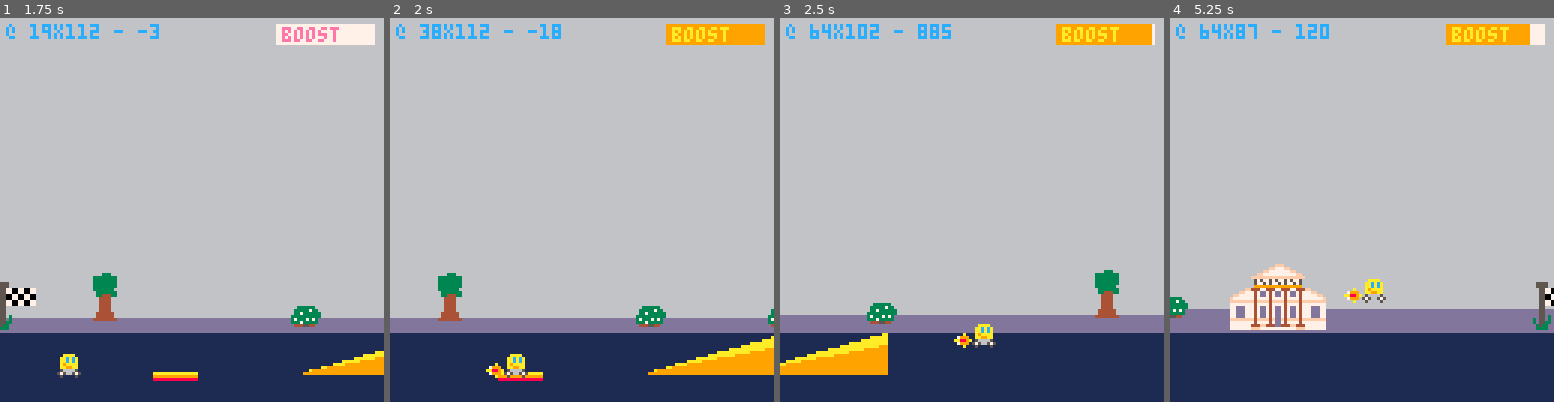
Above: before the commit, frames 1-4 (left to right).
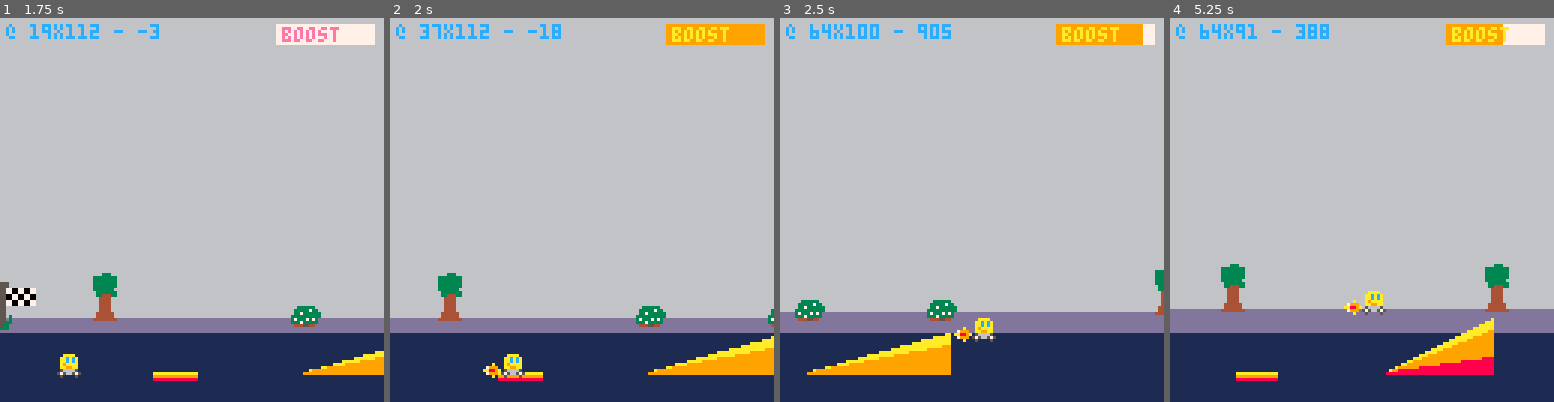
Above: after the commit, the same moments.

Repository: broquaint/pico8-carts
Game: PICO-8 cartridge racer.p8
The game is run twice, just before and just after one commit, with the same random seed, the same clock (stepped at 60 frames per second) and the same inputs.
Inputs:
- Up to frame 1 (1.75 s): tap X (X key) at 0.33, 1.07 s; tap O (Z key) at 0.7, 1.7 s; hold Right from 1.6 s (still down)
- Up to frame 2 (2 s): keep holding Right; tap X (X key) at 1.85 s
- Up to frame 3 (2.5 s): release Right at 2.1 s; tap O (Z key) at 2.1 s; hold Up 2.15-2.42 s; hold Right from 2.47 s (still down)
- Up to frame 4 (5.25 s): tap O (Z key) every 0.4 s from 2.5 to 4.9 s; tap X (X key) at 2.97, 4.08, 5.2 s; release Right at 3.03 s; hold Left 3.08-3.58 s; hold Down 3.63-3.97 s; hold Right 4.02-4.68 s; hold Up 4.73-5.03 s; hold Left from 5.08 s (still down)

Frame 1 is identical in both runs. In frame 2, 0.4% of the frame differs, in the area x 10-36%, y 2-94%; in frame 3, 5.8%; in frame 4, 8.2%, in the area x 0-100%, y 1-95%.

Commit message:
Lower boosts and make breaking possible
The boosts were OP and could result in just bouncing around the
level. Will also need to rebalance the levels but for now dialling it
back so it's not game breaking.

Also made "breaking" have a bigger effect because it was almost
useless when ramps are strung together.

Diff:
--- a/racer.p8
+++ b/racer.p8
@@ -118,7 +118,7 @@
       local new_x = x + randx(30)
 
       add(boosters, make_booster(
-             { x = new_x, boost = 1.2 + rnd(), width = randx(30) + 10 }
+             { x = new_x, boost = 1 + rnd()/2, width = randx(30) + 10 }
       ))
 
       add(ramps, make_ramp(
@@ -243,9 +243,14 @@
    end
 
    -- Reduce boost if on the ground or in the air and "breaking"
-   if still_boosting() and (not car.jumping and t() - car.boosted_at > 0.3) or btn(b_left) then
+   local break_button = car.dir == dir_right and b_left or b_right
+   if still_boosting() and (not car.jumping and t() - car.boosted_at > 0.3) or btn(break_button) then
       if car.boost_meter > 0 then
-         car.boost_meter -= 1
+         if btn(break_button) then
+            car.boost_meter *= (car.boost_meter > 1) and 0.9 or 0
+         else
+            car.boost_meter -= 1
+         end
       end
    end
 
